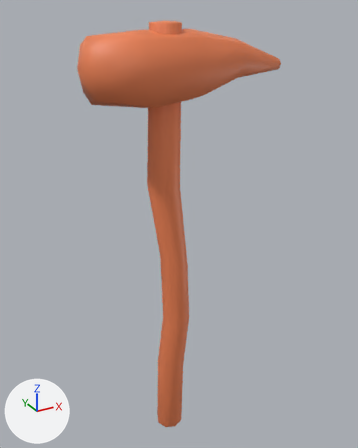
The FBX model Assets/3D Models/Tools/Wooden_Pickaxe.fbx, before and after one commit.
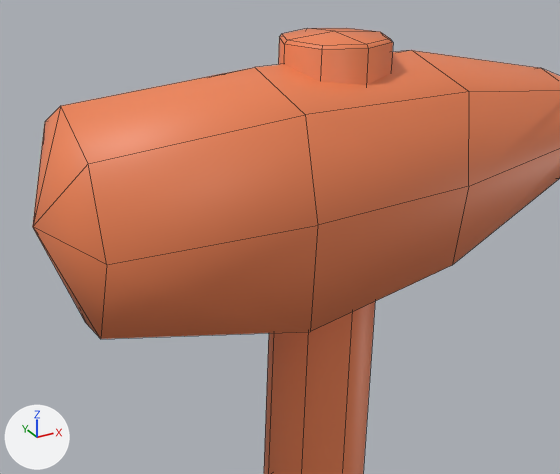
Each version is shown whole from a camera (50 mm lens) standing at (-0.225, -0.436, 0.36) and looking at (0.023, 0.015, 0.134), then close up from a camera (50 mm lens) standing at (-0.117, -0.181, 0.381) and looking at (-0.027, -0.019, 0.3). The axes (+X, +Y, +Z) are drawn at lower left. The lights are the same throughout. The close-ups show mesh edges as thin lines. Where no turn or scale is listed for an object, it has been applied to the vertices.

Script lines for the objects in view, before the commit:
```python
mat_wood = principled_material('Wood')
mat_wood.base_color = (0.863, 0.227, 0.0887)  # orange #ef8354
me_cylinder_006 = bpy.data.meshes.new('Cylinder.006')
me_cylinder_006.from_pydata(...)  # 108 vertices, 112 faces; spans x -0.086..0.139, y -0.033..0.033, z -0.132..0.348
me_cylinder_006.materials.append(mat_wood)  # orange #ef8354
ob_wooden_pickaxe = bpy.data.objects.new('Wooden_Pickaxe', me_cylinder_006)
ob_wooden_pickaxe.location = (0.0, 0.0, 0.0)
```
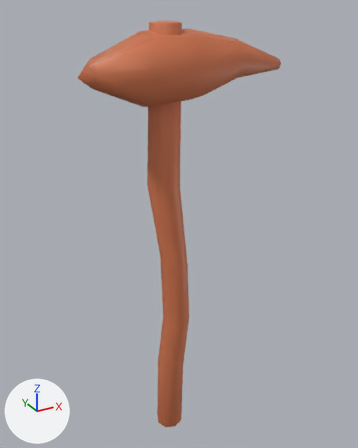
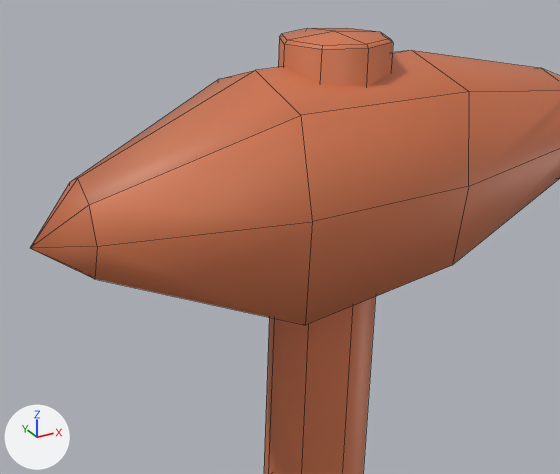
Edits to the bpy script that builds the scene:
```text
Add img_tex_wood_albedo_png:
    img_tex_wood_albedo_png = load_image('Tex_Wood_Albedo.png', '../../Materials/ShaderMaterials/Textures/Tex_Wood_Albedo.png', 2048, 2048, 'sRGB')
Change mat_wood:
    where n0 = _N.new('ShaderNodeBsdfPrincipled'); n0.name = 'Principled BSDF'
    remove n0.inputs[0].default_value = (0.863, 0.227, 0.0887, 1.0)  # 'Base Color', orange #ef8354
    add n2 = _N.new('ShaderNodeTexImage'); n2.name = 'Image Texture'
    add n2.image = img_tex_wood_albedo_png
    add n3 = _N.new('ShaderNodeUVMap'); n3.name = 'UV Map'
    add n4 = _N.new('ShaderNodeMapping'); n4.name = 'Mapping'
    add n4.vector_type = 'TEXTURE'
    add n4.inputs[3].default_value = (5.0, 5.0, 5.0)  # 'Scale'
    add _L.new(n3.outputs[0], n4.inputs[0])  # 'UV' to 'Vector'
    add _L.new(n4.outputs[0], n2.inputs[0])  # 'Vector' to 'Vector'
    add _L.new(n2.outputs[0], n0.inputs[0])  # 'Color' to 'Base Color'
Change me_cylinder_006:
    used by ob_wooden_pickaxe; location = (0.0, 0.0, 0.0)
    remove me_cylinder_006.from_pydata(...)  # 108 vertices, 112 faces; spans x -0.086..0.139, y -0.033..0.033, z -0.132..0.348
    add me_cylinder_006.from_pydata(...)  # 108 vertices, 112 faces; spans x -0.087..0.139, y -0.03..0.03, z -0.132..0.348
    me_cylinder_006 part 1: 17 of 108 vertices moved; they spanned x -0.086..-0.025, y -0.033..0.033, z 0.271..0.34 and now span x -0.087..-0.025, y -0.03..0.03, z 0.272..0.34; mean shift (0.001, 0.0, -0.001); largest move (-0.076, 0.0, 0.336) -> (-0.074, 0.0, 0.318)
```

Changed parts and their boxes (x1, y1, x2, y2) in the close-ups (560 x 474 px; the box of a moved part takes in the faces that stretch with it):
'Wooden_Pickaxe', surface changed, reshaped (orange to brown): before (33, 28, 560, 474); after (30, 28, 560, 474)
part 1 of me_cylinder_006, moved or reshaped: before (33, 50, 469, 339); after (30, 50, 469, 325)
